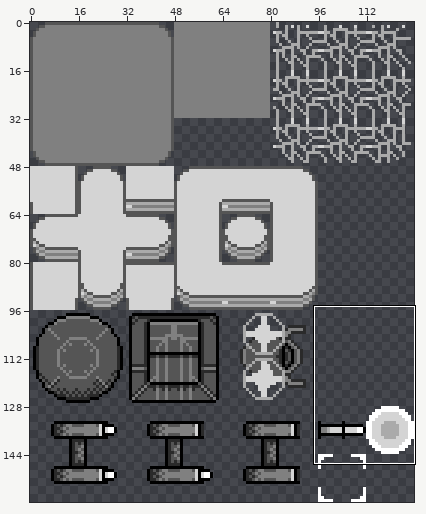
Pixel-art file, stored at resource/image/tileset.ase. Above: a wide view before the commit, with the close-up outlined.
Close-up. Before:
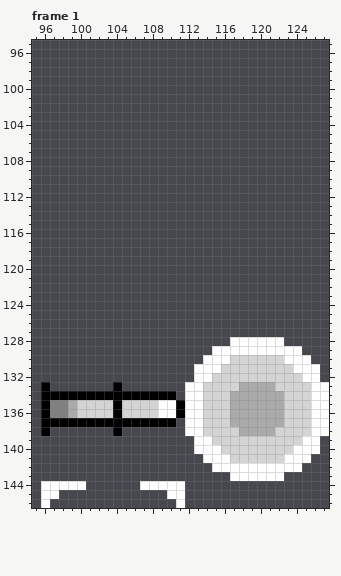
128x160 pixels, 8 frames. Shown: frame 1: x 95..127, y 95..146.
After:
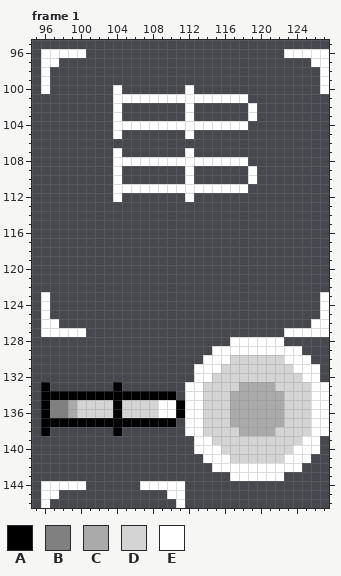
Palette (. is transparent): A #000000  B #808080  C #aaaaaa  D #d4d4d4  E #ffffff
Changes in this commit:
Frame 1, layer "base":
y 96: x 96..100 ..... -> EEEEE; x 123..127 ..... -> EEEEE
y 97: x 96..97 .. -> EE; x 126..127 .. -> EE
y 98..99: x 96 . -> E; x 127 . -> E
y 100: x 96 . -> E; x 104 . -> E; x 112 . -> E; x 127 . -> E
y 101: x 104..118 ............... -> EEEEEEEEEEEEEEE
y 102..103: x 104 . -> E; x 112 . -> E; x 119 . -> E
y 104: x 104..118 ............... -> EEEEEEEEEEEEEEE
y 105: x 104 . -> E; x 112 . -> E
y 107: x 104 . -> E; x 112 . -> E
y 108: x 104..118 ............... -> EEEEEEEEEEEEEEE
y 109..110: x 104 . -> E; x 112 . -> E; x 119 . -> E
y 111: x 104..118 ............... -> EEEEEEEEEEEEEEE
y 112: x 104 . -> E; x 112 . -> E
y 123..125: x 96 . -> E; x 127 . -> E
y 126: x 96..97 .. -> EE; x 126..127 .. -> EE
y 127: x 96..100 ..... -> EEEEE; x 123..127 ..... -> EEEEE
Boxes around the changes in both close-ups, in picture pixels (x1, y1, x2, y2):
added: (41, 49, 86, 94)
added: (284, 49, 329, 94)
added: (113, 85, 257, 202)
added: (41, 292, 86, 337)
added: (284, 292, 329, 337)
